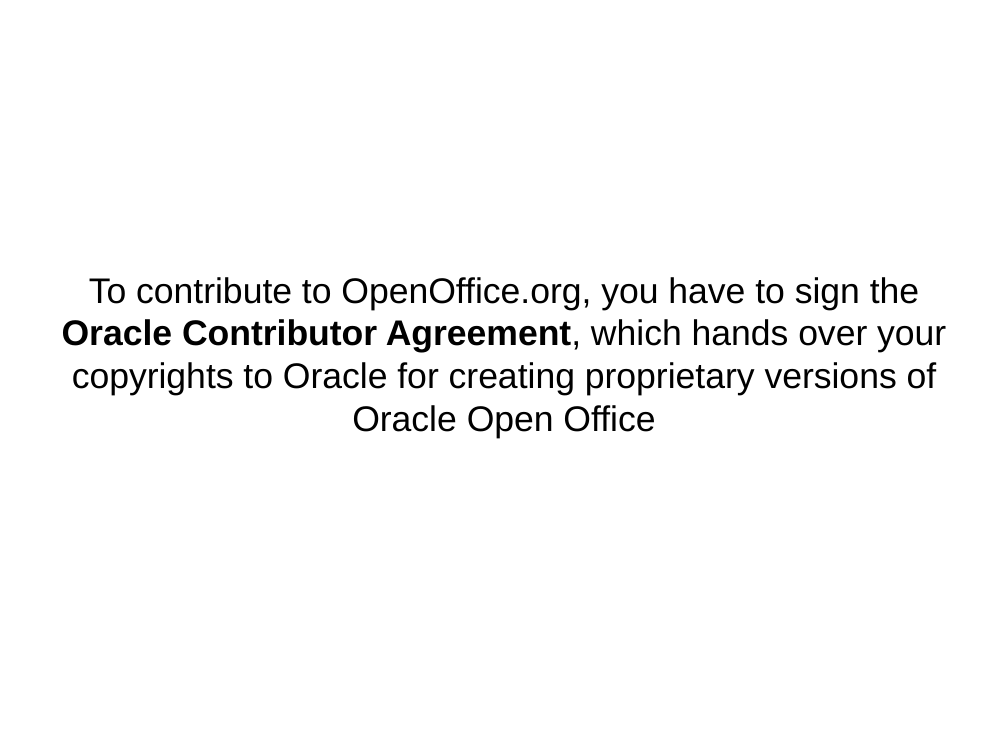
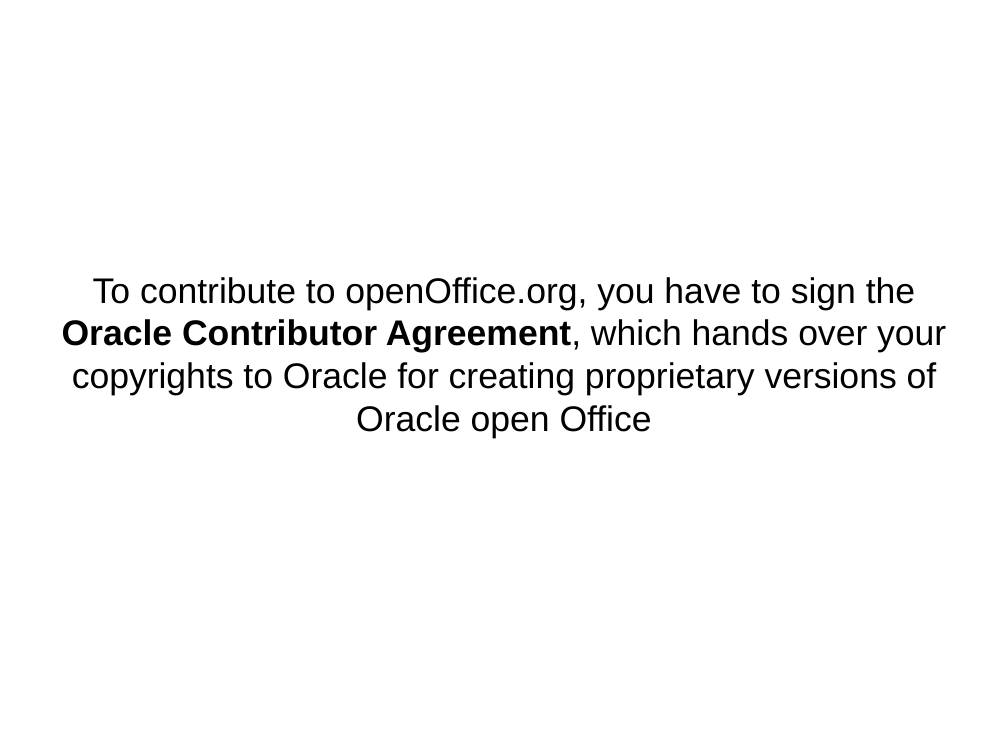
Before and after one commit to rebahozkoc/libreofficepythonmacros, a slide deck: slide 21 of impress_example.odp. Drawn at 1008x756 pixels with LibreOffice and Linux fonts; fonts in the diff are those of the drawing. Boxes give left, top, right and bottom in pixels: in the first picture for what was removed or moved away, otherwise in the second. Text is boxed around its words. In the diff, an @@ line names an element or a change of style, - is before the commit and + after.

```diff
--- a/impress_example.odp
+++ b/impress_example.odp
@@ subtitle at (x1=62, y1=277, x2=946, y2=438): text changed @@
-To contribute to OpenOffice.org, you have to sign the Oracle Contributor Agreement, which hands over your copyrights to Oracle for creating proprietary versions of Oracle Open Office
+To contribute to openOffice.org, you have to sign the Oracle Contributor Agreement, which hands over your copyrights to Oracle for creating proprietary versions of Oracle open Office
```
Also in this commit, not shown: 12 other slides changed, 5 other files.
